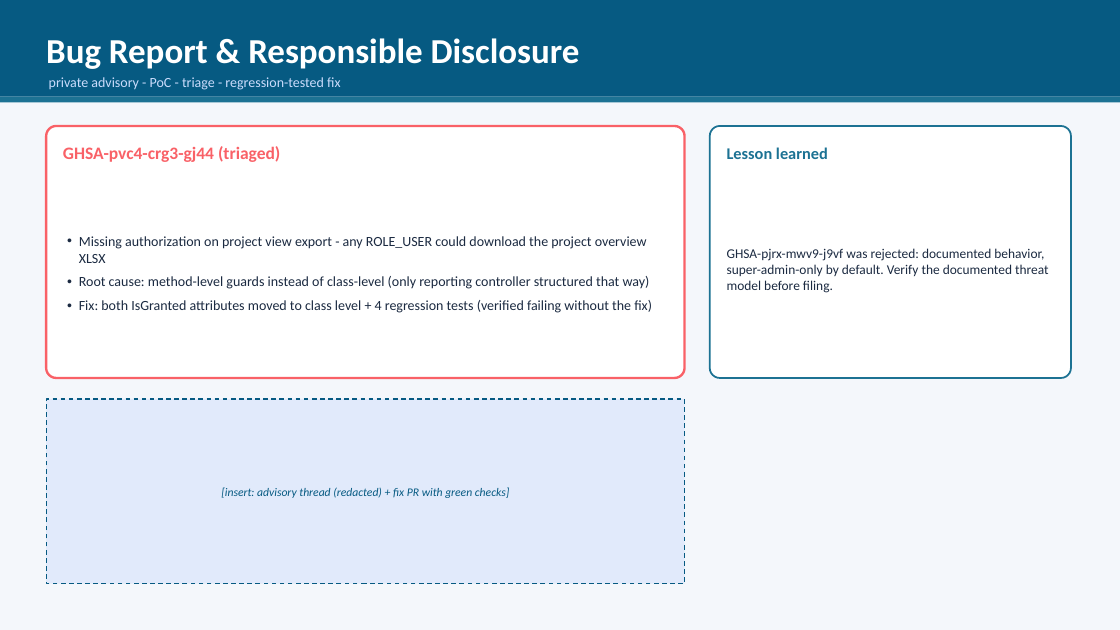
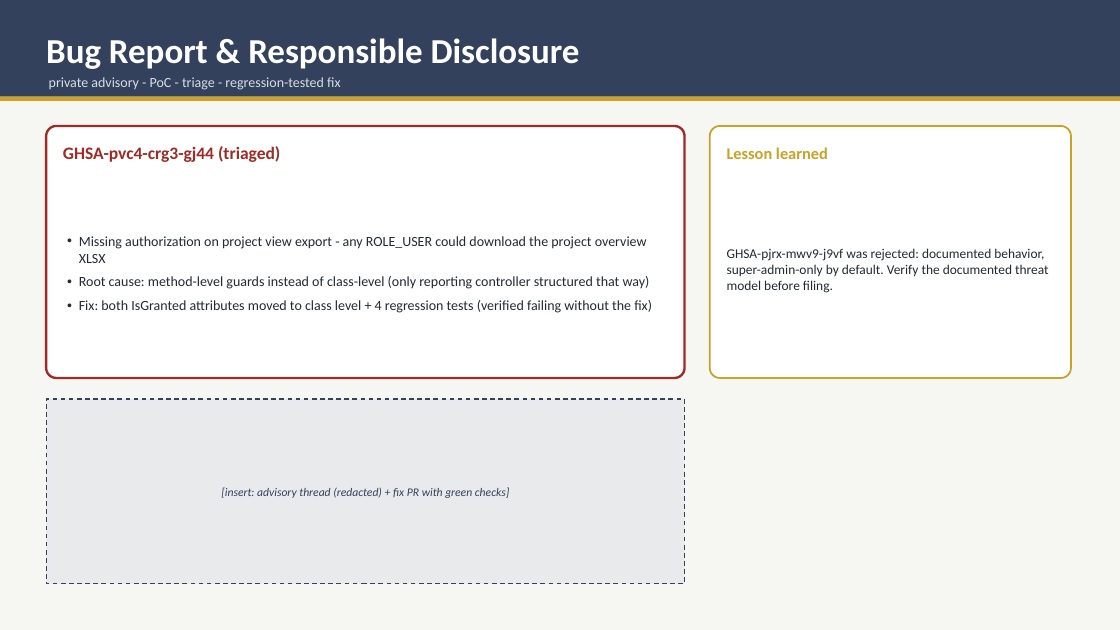
Before and after one commit to kimai/kimai, a slide deck: slide 7 of devsecops/deliverables/DevSecOps_Slides.pptx. Drawn at 1120x630 pixels with LibreOffice and Linux fonts; fonts in the diff are those of the drawing. Boxes give left, top, right and bottom in pixels: in the first picture for what was removed or moved away, otherwise in the second. Text is boxed around its words. In the diff, an @@ line names an element or a change of style, - is before the commit and + after.

```diff
--- a/devsecops/deliverables/DevSecOps_Slides.pptx
+++ b/devsecops/deliverables/DevSecOps_Slides.pptx
@@ rectangle at [0, 0, 1120, 630]: fill #F4F7FB to #F6F6F3 @@
@@ rectangle at [0, 0, 1120, 97]: fill #065A82 to #33415C @@
@@ text "private advisory - PoC - ..." at [49, 77, 340, 90]: text colour #CADCFC to #D8DCE4 @@
@@ rectangle at [0, 97, 1120, 101]: fill #1C7293 to #C9A227 @@
@@ rounded rectangle at [46, 126, 685, 378]: outline #F96167 2 pt to #9E2B25 2 pt @@
@@ text "GHSA-pvc4-crg3-gj44 (triaged)" at [63, 146, 280, 162]: text colour #F96167 to #9E2B25 @@
@@ rounded rectangle at [710, 126, 1071, 378]: outline #1C7293 1.5 pt to #C9A227 1.5 pt @@
@@ text "Lesson learned" at [727, 147, 828, 159]: text colour #1C7293 to #C9A227 @@
@@ rectangle at [46, 399, 685, 584]: fill #CADCFC at 45% opacity to #D8DCE4 at 45% opacity; outline #065A82 1 pt dashed to #33415C 1 pt dashed @@
@@ text "[insert: advisory thread (redacted) + ..." at [221, 487, 509, 498]: text colour #065A82 to #33415C @@
```
Also in this commit, not shown: 8 other slides changed.
